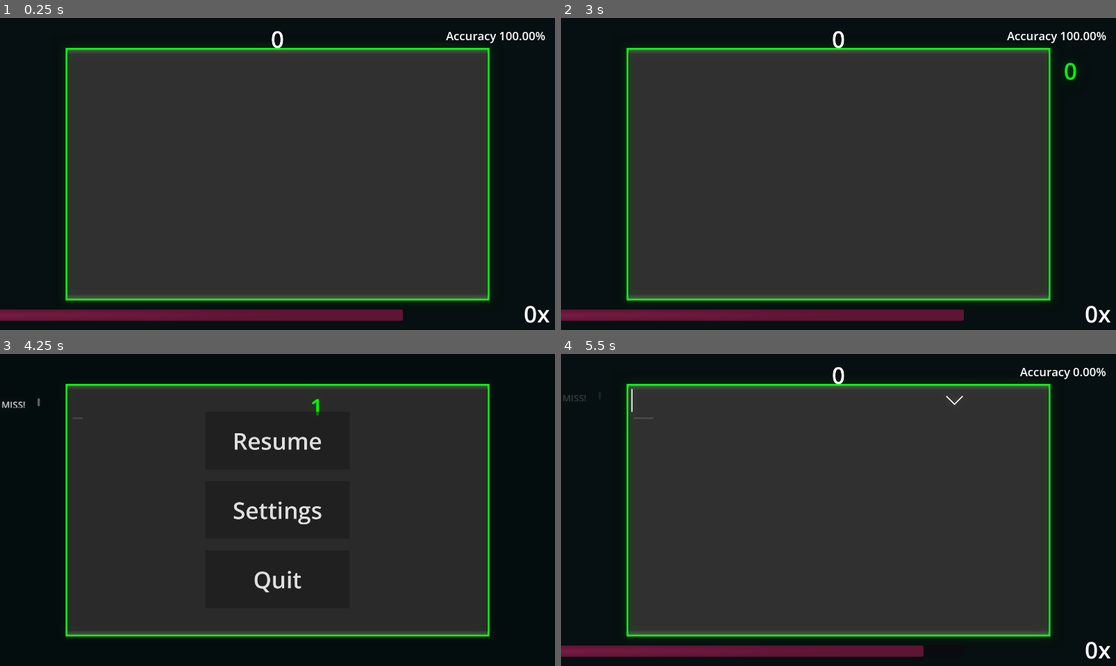
Above: before the commit, frames 1-4 (two rows, left to right).
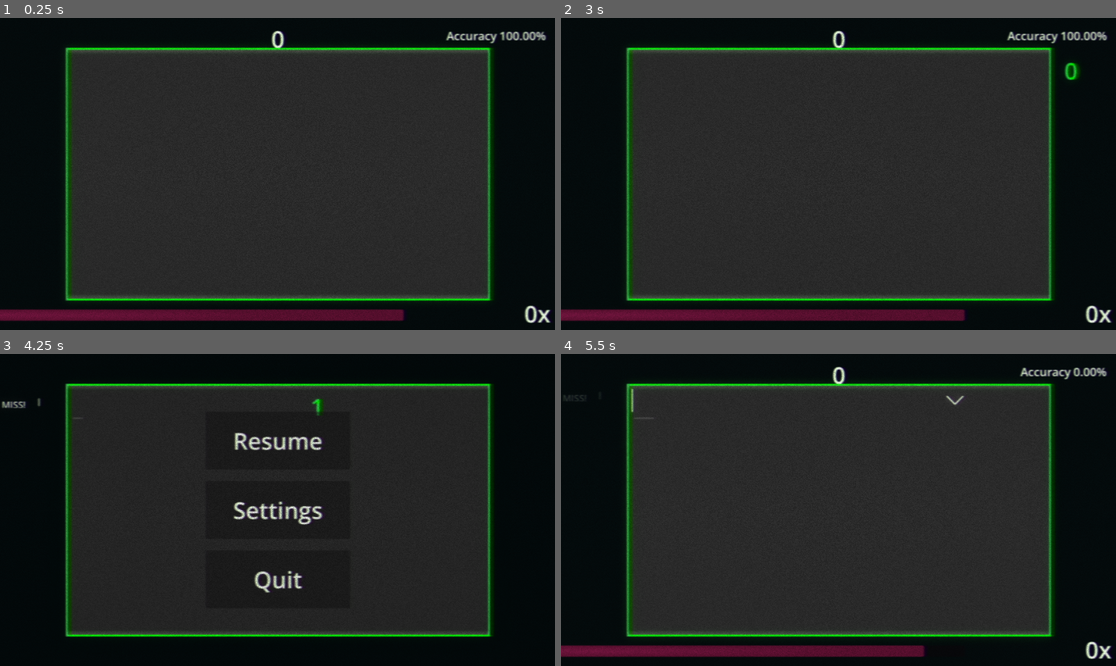
Above: after the commit, the same moments.

Repository: joeljanzen/Bitstreamer
Game: Godot game, scene res://Scenes/level.tscn
Same seed, same stepped clock (60 frames per second), same inputs: the game is played once before the commit and once after it.
Inputs:
- Up to frame 1 (0.25 s): no input
- Up to frame 2 (3 s): tap Enter (enter) at 0.5, 2, 2.1 s; tap 0 (0 bit) at 0.6 s; tap Space at 1.25, 2.75 s; tap 1 (1 bit) at 1.35 s; tap W (spawn 0 bit) at 2.85 s
- Up to frame 3 (4.25 s): tap Q (spawn 1 bit) at 3.6 s; tap Escape (pause) at 4.15 s
- Up to frame 4 (5.5 s): click "Resume" at 4.25 s; tap E (spawn enter) at 5.1 s

The runs differ from the first frame. In frame 1, 3.1% of the frame differs, in the area x 1-100%, y 4-98%; in frame 2, 3.1%; in frame 3, 3.7%, in the area x 0-89%, y 9-91%; in frame 4, 3.0%.

Commit message:
Minor settings tweaks

Diff:
--- a/Scripts/Gameplay/bit.gd
+++ b/Scripts/Gameplay/bit.gd
@@ -22,7 +22,7 @@
 }
 
 ## Fades the bit away when it is clicked instead of disappearing instantly.
-static var bit_fade_effect := true
+static var bit_fade_effect := false
 
 ## Displays an effect indicating the acccuracy of the bit click (or miss).
 static var bit_click_effect := true
--- a/Scripts/Global/game_settings.gd
+++ b/Scripts/Global/game_settings.gd
@@ -5,7 +5,7 @@
 var bloom_strength := 1
 
 ## Toggles Flowerwall CRT shader.
-var _crt_effect = false
+var _crt_effect = true
 
 ## The CRT shader singleton.
 var _crt_shader: flowerwallCRT
--- a/Scripts/UI/pause_ui.gd
+++ b/Scripts/UI/pause_ui.gd
@@ -7,7 +7,7 @@
 
 
 ## Idle animations in this screen, idk.
-func _process(delta: float) -> void:
+func _process(_delta: float) -> void:
 	pass
 
 
Not shown: 1 places in Scenes/level_ui.tscn that only renumber resources
